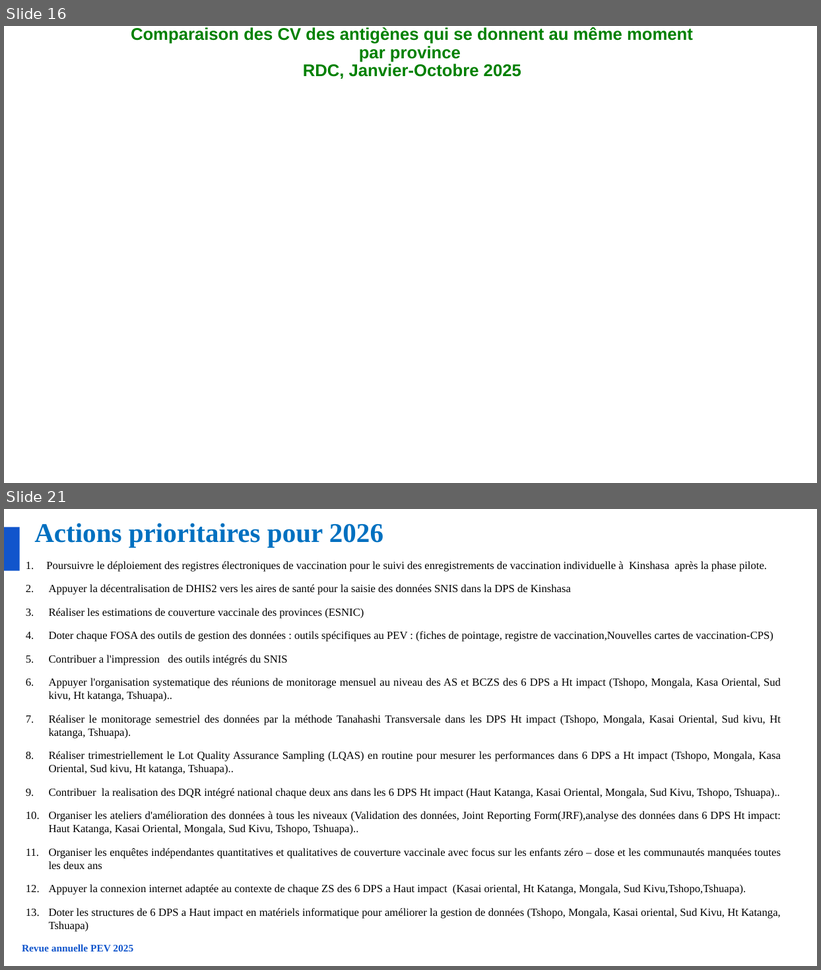
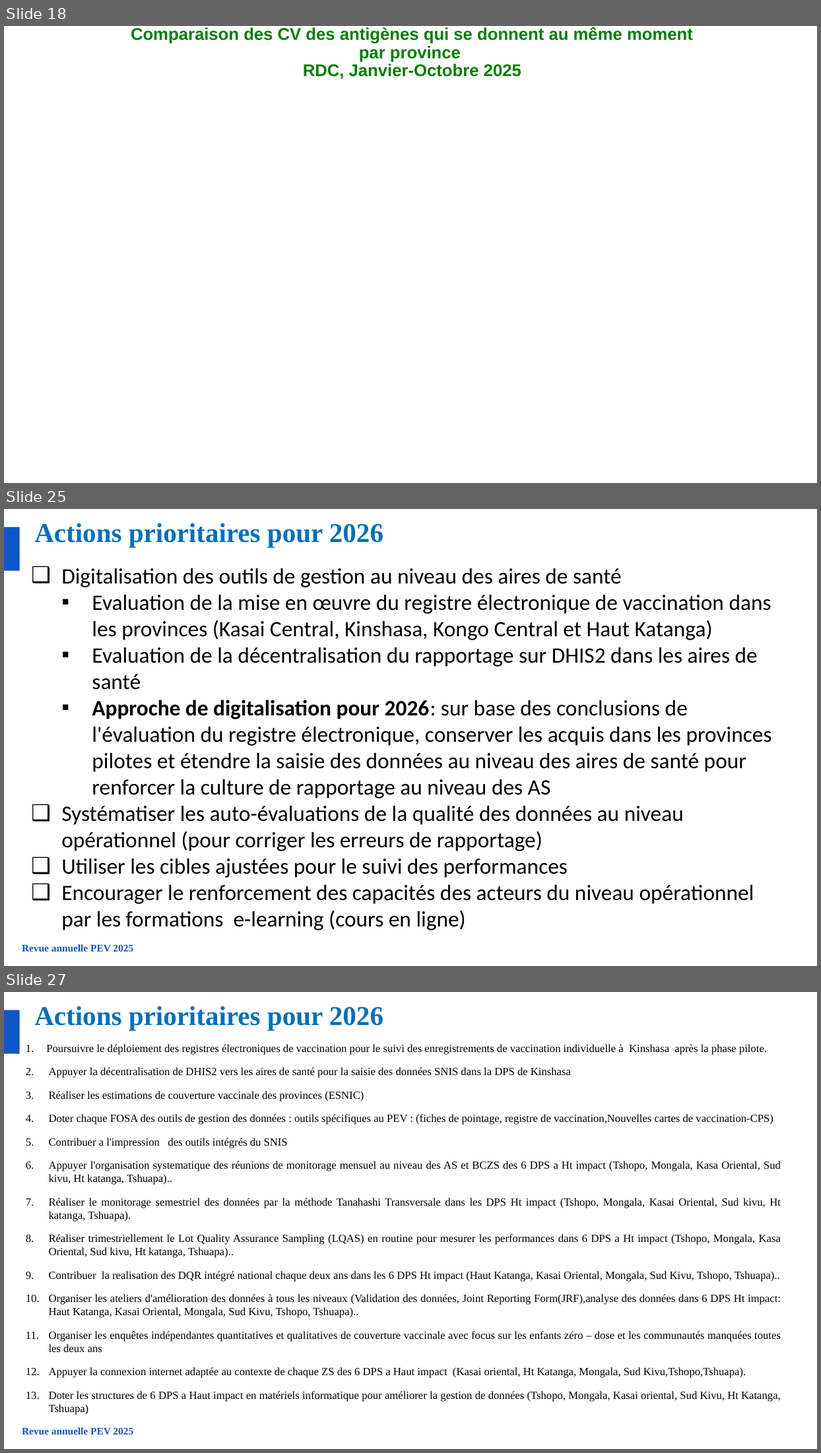
Before and after one commit to WHO-IST-CA/revue_annuelle, a slide deck: docs/epi/presentations/j1/Revue annuelle-PEV_qualité des données-14122025.pptx. Shown one above the other, each under a label of ours: slides 16 and 21 before the commit, slides 18, 25 and 27 after it; the slides between them are not shown. The pictures are 821x970 and 821x1453 pixels, drawn with LibreOffice and Linux fonts; fonts in the diff are those of the drawing. Boxes give left, top, right and bottom in pixels: in the first picture for what was removed or moved away, otherwise in the second. Text is boxed around its words. In the diff, an @@ line names an element or a change of style, - is before the commit and + after.

```diff
--- a/docs/epi/presentations/j1/Revue annuelle-PEV_qualité des données-14122025.pptx
+++ b/docs/epi/presentations/j1/Revue annuelle-PEV_qualité des données-14122025.pptx
@@ slide 25 added at (4, 509, 817, 966), background #FFFFFF @@
@@ rectangle added at (4, 527, 20, 571), fill #1155CC @@
@@ text added at (34, 523, 384, 547), 32 pt, text #0070C0, bold @@
+Actions prioritaires pour 2026
@@ text added at (61, 568, 772, 931), 26 pt, text #000000 @@
+❑ Digitalisation des outils de gestion au niveau des aires de santé
+  ▪ Evaluation de la mise en œuvre du registre électronique de vaccination dans les provinces (Kasai Central, Kinshasa, Kongo Central et Haut Katanga)
+  ▪ Evaluation de la décentralisation du rapportage sur DHIS2 dans les aires de santé
+  ▪ Approche de digitalisation pour 2026: sur base des conclusions de l'évaluation du registre électronique, conserver les acquis dans les provinces pilotes et étendre la saisie des données au niveau des aires de santé pour renforcer la culture de rapportage au niveau des AS
+❑ Systématiser les auto-évaluations de la qualité des données au niveau opérationnel (pour corriger les erreurs de rapportage)
+❑ Utiliser les cibles ajustées pour le suivi des performances
+❑ Encourager le renforcement des capacités des acteurs du niveau opérationnel par les formations e-learning (cours en ligne)
@@ text added at (22, 945, 133, 953), 12 pt, text #1155CC, bold @@
+Revue annuelle PEV 2025
@@ what was slide 16 is now slide 18 @@
@@ what was slide 21 is now slide 27 @@
```
Also in this commit, not shown: 17 slides changed, 5 other slides added, 1 slide removed, 1 other file.
